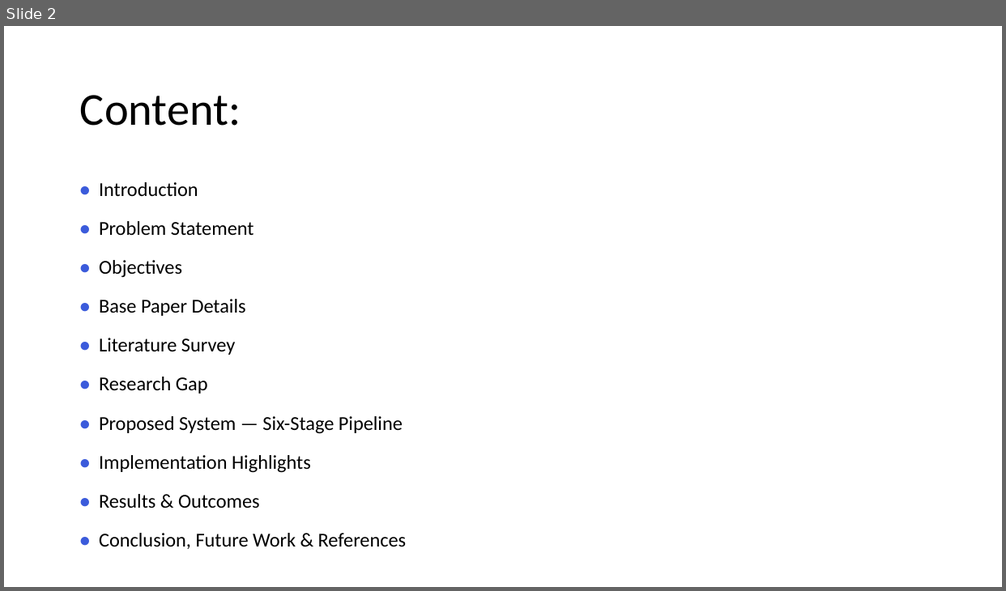
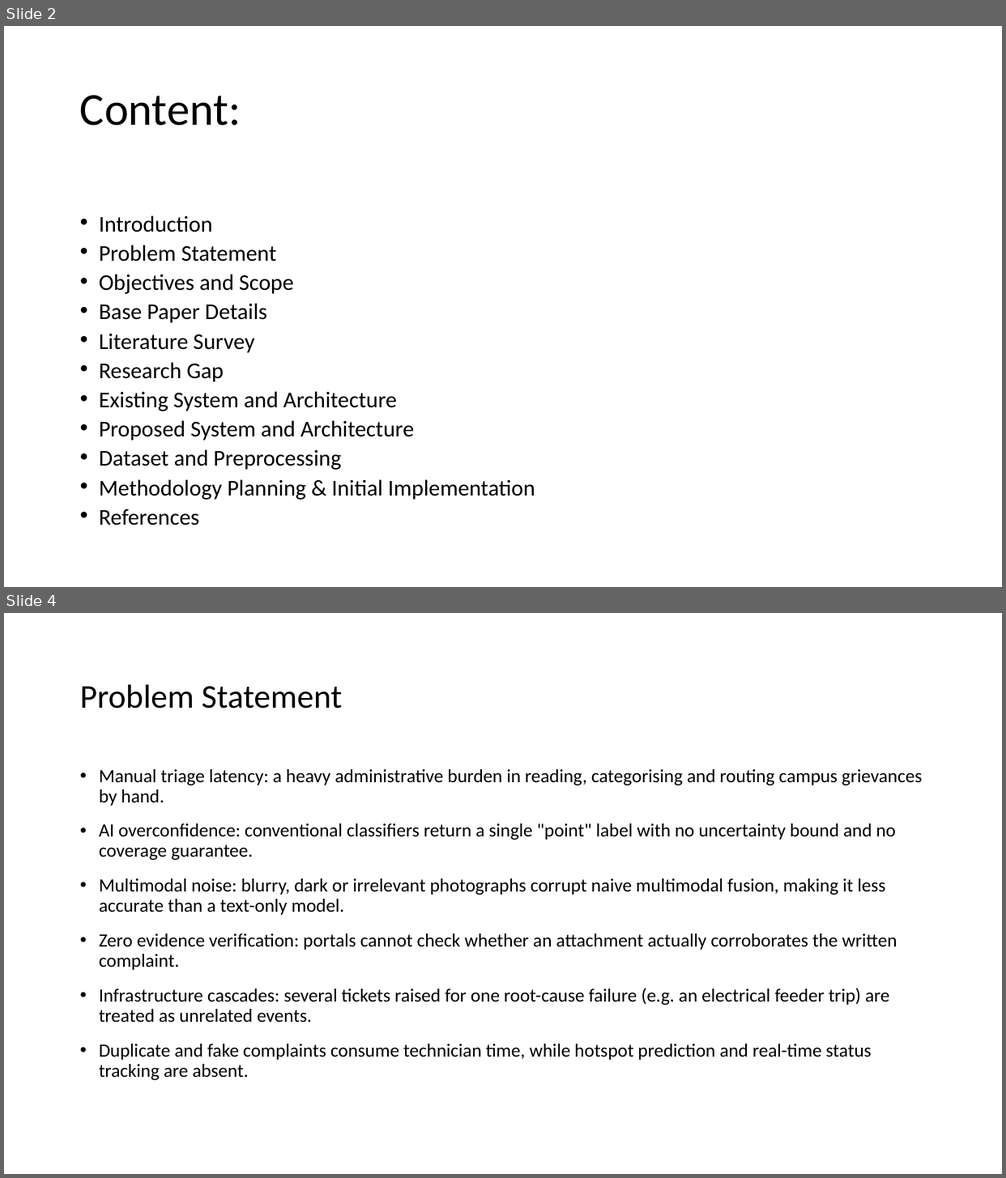
Before and after one commit to Mudit021/CivicSense-AI-Based-Citizen-Complaint-Analyzer, a slide deck: Project_Presentation.pptx. Shown one above the other, each under a label of ours: slide 2 before the commit, slides 2 and 4 after it; the slides between them are not shown. The pictures are 1006x591 and 1006x1178 pixels, drawn with LibreOffice and Linux fonts; fonts in the diff are those of the drawing. Boxes give left, top, right and bottom in pixels: in the first picture for what was removed or moved away, otherwise in the second. Text is boxed around its words. In the diff, an @@ line names an element or a change of style, - is before the commit and + after.

```diff
--- a/Project_Presentation.pptx
+++ b/Project_Presentation.pptx
@@ slide 4 added at (4,613,1002,1174), background #FFFFFF @@
@@ title added at (80,684,342,709), 32 pt, text #000000 @@
+Problem Statement
@@ text added at (99,769,922,1080), 18 pt, text #000000 @@
+• Manual triage latency: a heavy administrative burden in reading, categorising and routing campus grievances by hand.
+• AI overconfidence: conventional classifiers return a single "point" label with no uncertainty bound and no coverage guarantee.
+• Multimodal noise: blurry, dark or irrelevant photographs corrupt naive multimodal fusion, making it less accurate than a text-only model.
+• Zero evidence verification: portals cannot check whether an attachment actually corroborates the written complaint.
+• Infrastructure cascades: several tickets raised for one root-cause failure (e.g. an electrical feeder trip) are treated as unrelated events.
+• Duplicate and fake complaints consume technician time, while hotspot prediction and real-time status tracking are absent.
@@ slide 2 changed as well @@
@@ text at (99,216,535,526): text changed; size 19 to 21.7 pt @@
-• Introduction
-• Problem Statement
-• Objectives
-• Base Paper Details
-• Literature Survey
-• Research Gap
-• Proposed System — Six-Stage Pipeline
-• Implementation Highlights
-• Results & Outcomes
-• Conclusion, Future Work & References
+• Introduction
+• Problem Statement
+• Objectives and Scope
+• Base Paper Details
+• Literature Survey
+• Research Gap
+• Existing System and Architecture
+• Proposed System and Architecture
+• Dataset and Preprocessing
+• Methodology Planning & Initial Implementation
+• References
```
Also in this commit, not shown: 7 other slides changed, 4 other slides added, 4 slides removed, 28 other files.
